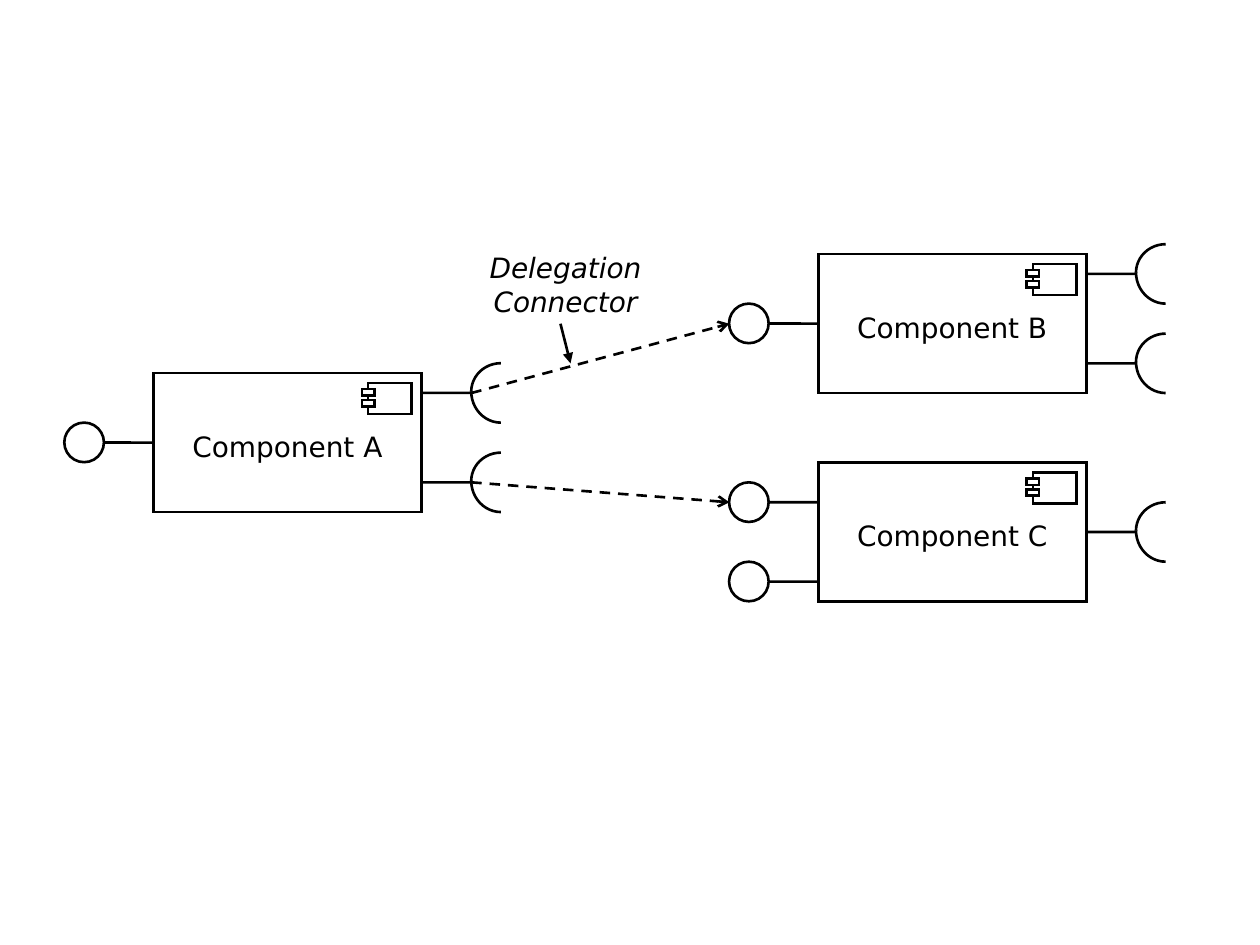
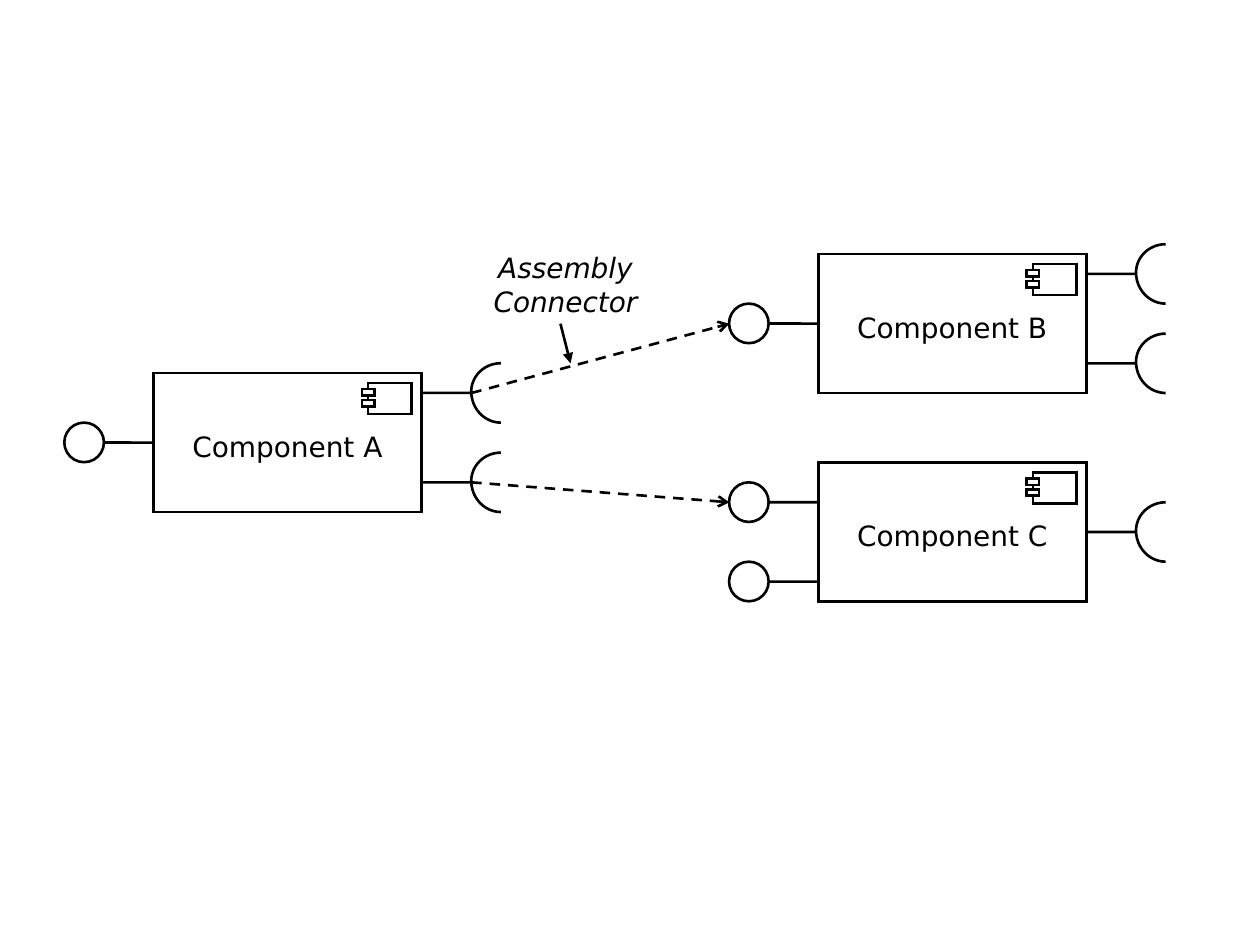
Before and after one commit to PalladioSimulator/Palladio-Core-PCM, a slide deck: slide 4 of trunk/doc/Ausarbeitung/image/component-model01.ppt. Drawn at 1260x945 pixels with LibreOffice and Linux fonts; fonts in the diff are those of the drawing. Boxes give left, top, right and bottom in pixels: in the first picture for what was removed or moved away, otherwise in the second. Text is boxed around its words. In the diff, an @@ line names an element or a change of style, - is before the commit and + after.

Commit message:
- update: assembly connector <--> delegation connector

```diff
--- a/trunk/doc/Ausarbeitung/image/component-model01.ppt
+++ b/trunk/doc/Ausarbeitung/image/component-model01.ppt
@@ text at [494, 256, 638, 313]: text changed @@
-Delegation
-Connector
+Assembly
+Connector
```
Also in this commit, not shown: 1 other slide changed, 1 other file.
